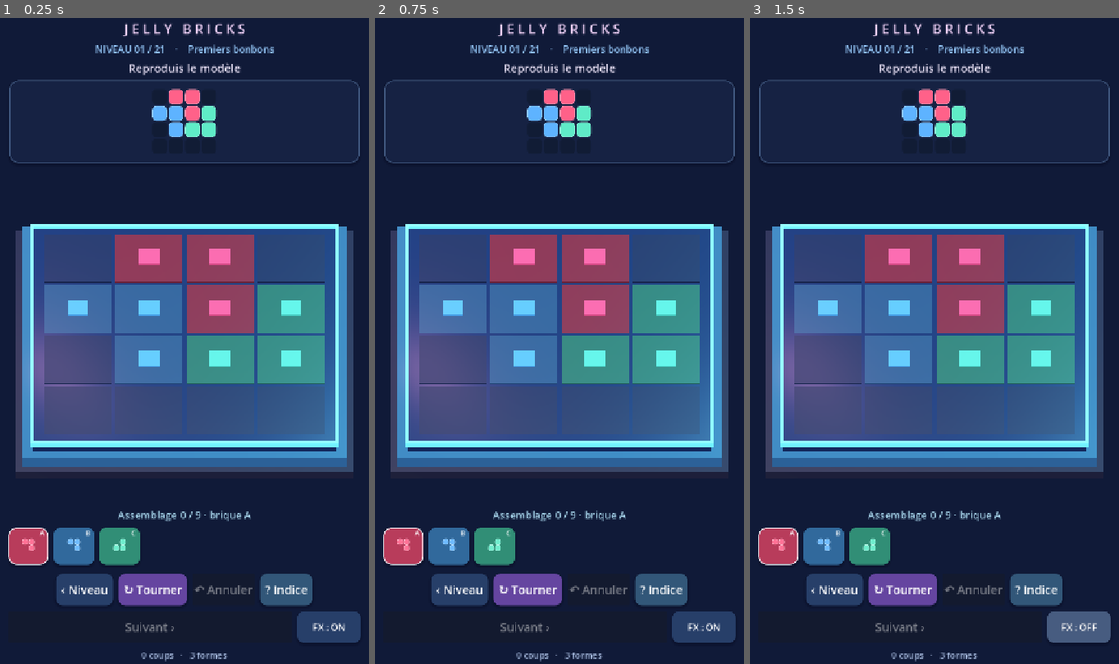
Above: before the commit, frames 1-3 (left to right).
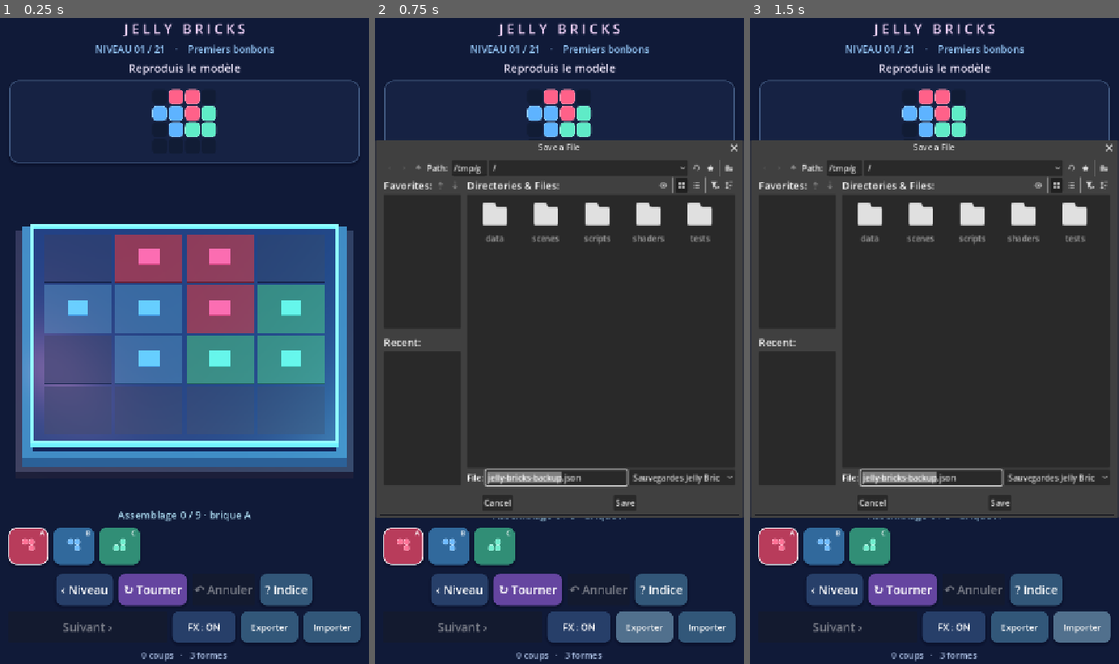
Above: after the commit, the same moments.

Repository: dbrckk/Jelly-bricks
Game: Godot game, scene res://scenes/main.tscn
Two runs of this game, one before a commit and one after it. Both use one fixed random seed, a clock stepped at 60 frames per second and the inputs below.
Inputs (mouse positions are in pixels of both pictures, inside the frame that each line leads up to):
- Up to frame 1 (0.25 s): no input
- Up to frame 2 (0.75 s): click (644, 625) at 0.5 s, where only the run after the commit has a clickable "Exporter"
- Up to frame 3 (1.5 s): click (1082, 625) at 1.25 s, where only the run after the commit has a clickable "Importer"

The runs differ from the first frame. In frame 1, 1.9% of the frame differs, in the area x 17-96%, y 91-97%; in frame 2, 60%, in the area x 0-100%, y 18-97%; in frame 3, 60%.

Commit message:
feat(android): SAF file picker backup export/import with confirmation and transactional restore

Diff:
--- a/native-godot/scripts/game_root.gd
+++ b/native-godot/scripts/game_root.gd
@@ -11,6 +11,7 @@
 const GEL_SHADER = preload("res://shaders/jelly.gdshader")
 const GEL_MESH = preload("res://scripts/gel_mesh.gd")
 const CANDY_AUDIO = preload("res://scripts/candy_audio.gd")
+const SAVE_TRANSFER = preload("res://scripts/save_transfer.gd")
 const SAVE_FILE := "user://jelly-native-progress.json"
 const BACKUP_SAVE_FILE := SAVE_FILE + ".bak"
 const TEMP_SAVE_FILE := SAVE_FILE + ".tmp"
@@ -61,6 +62,11 @@
 var win_tween: Tween
 var resume_session: Dictionary = {}
 var saved_sessions: Dictionary = {}
+var export_picker: FileDialog
+var import_picker: FileDialog
+var import_confirmation: ConfirmationDialog
+var pending_export: String = ""
+var pending_import: Dictionary = {}
 
 func _ready() -> void:
     _read_levels()
@@ -312,6 +318,144 @@
     bottom_actions.add_child(feedback_button)
     moves_label = _label("0 mouvement", 17, Color("#a4b8dc"))
     bottom.add_child(moves_label)
+    # Keep the board interactive: no additional toolbar rows on portrait.
+    var export_button := _button("Exporter", Color("#325779"))
+    export_button.custom_minimum_size = Vector2(112, 54)
+    export_button.add_theme_font_size_override("font_size", 17)
+    export_button.tooltip_text = "Sauvegarder la progression dans un fichier"
+    export_button.pressed.connect(_export_backup)
+    bottom_actions.add_child(export_button)
+    var import_button := _button("Importer", Color("#325779"))
+    import_button.custom_minimum_size = Vector2(112, 54)
+    import_button.add_theme_font_size_override("font_size", 17)
+    import_button.tooltip_text = "Restaurer une sauvegarde de progression"
+    import_button.pressed.connect(_import_backup)
+    bottom_actions.add_child(import_button)
+    _build_transfer_dialogs()
+
+## Godot 4.6 uses Android Storage Access Framework for ACCESS_FILESYSTEM
+## native dialogs (Android 10+). The content:// URI is passed directly
+## to FileAccess. No global file permission, external SDK or network access.
+func _build_transfer_dialogs() -> void:
+    export_picker = FileDialog.new()
+    export_picker.access = FileDialog.ACCESS_FILESYSTEM
+    export_picker.file_mode = FileDialog.FILE_MODE_SAVE_FILE
+    export_picker.use_native_dialog = true
+    export_picker.current_file = "jelly-bricks-backup.json"
+    export_picker.add_filter("*.json", "Sauvegardes Jelly Bricks", "application/json")
+    export_picker.file_selected.connect(_write_export)
+    add_child(export_picker)
+
+    import_picker = FileDialog.new()
+    import_picker.access = FileDialog.ACCESS_FILESYSTEM
+    import_picker.file_mode = FileDialog.FILE_MODE_OPEN_FILE
+    import_picker.use_native_dialog = true
+    import_picker.add_filter("*.json", "Sauvegardes Jelly Bricks", "application/json")
+    import_picker.file_selected.connect(_prepare_import)
+    add_child(import_picker)
+
+    import_confirmation = ConfirmationDialog.new()
+    import_confirmation.title = "Restaurer Jelly Bricks"
+    import_confirmation.ok_button_text = "Remplacer"
+    import_confirmation.confirmed.connect(_confirm_import)
+    add_child(import_confirmation)
+
+func _export_backup() -> void:
+    _save_progress()
+    var data: Dictionary = _read_progress_data()
+    var validation: Dictionary = SAVE_TRANSFER.validate_progress(data, levels)
+    if not validation.get("ok", false):
+        status_label.text = "Export impossible : " + String(validation.get("reason", "données invalides"))
+        return
+    pending_export = SAVE_TRANSFER.encode(validation["progress"])
+    export_picker.popup_file_dialog()
+
+func _write_export(path: String) -> void:
+    if pending_export.is_empty():
+        return
+    var out := FileAccess.open(path, FileAccess.WRITE)
+    if out == null:
+        status_label.text = "Échec export : stockage non accessible"
+        return
+    out.store_string(pending_export)
+    out.flush()
+    var status: Error = out.get_error()
+    out.close()
+    if status != OK:
+        status_label.text = "Échec export : écriture interrompue"
+        return
+    pending_export = ""
+    status_label.text = "Sauvegarde exportée · garde le fichier hors de l'application"
+
+func _import_backup() -> void:
+    pending_import.clear()
+    import_picker.popup_file_dialog()
+
+func _prepare_import(path: String) -> void:
+    pending_import.clear()
+    var source := FileAccess.open(path, FileAccess.READ)
+    if source == null:
+        status_label.text = "Import impossible : fichier inaccessible"
+        return
+    # Read a bounded number of bytes even for Android content-provider URIs.
+    var bytes: PackedByteArray = source.get_buffer(SAVE_TRANSFER.MAX_BYTES + 1)
+    source.close()
+    if bytes.size() > SAVE_TRANSFER.MAX_BYTES:
+        status_label.text = "Import refusé : fichier trop volumineux"
+        return
+    var parsed: Dictionary = SAVE_TRANSFER.decode(bytes.get_string_from_utf8(), levels)
+    if not parsed.get("ok", false):
+        status_label.text = "Import refusé : " + String(parsed.get("reason", "format invalide"))
+        return
+    pending_import = parsed["progress"]
+    import_confirmation.dialog_text = ("Cette sauvegarde contient %d niveaux débloqués et %d parties.\n"
+        + "Restaurer remplacera la progression locale actuelle.\n"
+        + "Une copie locale de secours sera conservée.") % [
+        int(pending_import["unlocked"]) + 1, pending_import["sessions"].size()]
+    import_confirmation.popup_centered(Vector2i(560, 270))
+
+func _confirm_import() -> void:
+    if pending_import.is_empty():
+        return
+    if not _install_backup(pending_import):
+        status_label.text = "Import échoué · progression actuelle conservée"
+        return
+    pending_import.clear()
+    status_label.text = "Sauvegarde restaurée · progression et niveaux retrouvés"
+
+## Transactional import: create backup first, write staging JSON, and only
+## switch active progress if the replacement was committed successfully.
+func _install_backup(progress: Dictionary) -> bool:
+    var validated: Dictionary = SAVE_TRANSFER.validate_progress(progress, levels)
+    if not validated.get("ok", false):
+        return false
+    _save_progress()
+    if FileAccess.file_exists(SAVE_FILE):
+        var existing: Dictionary = _read_json_dictionary(SAVE_FILE)
+        if not existing.has("unlocked") or DirAccess.copy_absolute(
+                SAVE_FILE, BACKUP_SAVE_FILE) != OK:
+            return false
+    var temp := FileAccess.open(TEMP_SAVE_FILE, FileAccess.WRITE)
+    if temp == null:
+        return false
+    temp.store_string(JSON.stringify(validated["progress"]))
+    temp.flush()
+    var write_error: Error = temp.get_error()
+    temp.close()
+    if write_error != OK:
+        DirAccess.remove_absolute(TEMP_SAVE_FILE)
+        return false
+    if DirAccess.rename_absolute(TEMP_SAVE_FILE, SAVE_FILE) != OK:
+        DirAccess.remove_absolute(TEMP_SAVE_FILE)
+        return false
+    # _load_progress is also used on startup; avoid combining imported and
+    # previously loaded session dictionaries during this in-process restore.
+    saved_sessions.clear()
+    resume_session.clear()
+    _load_progress()
+    _update_feedback_button()
+    _open_level(current_level, true)
+    return true
 
 ## A malformed JSON save is an expected crash-recovery condition, not
 ## a Godot engine exception. JSON.parse() reports status without log spam.
@@ -335,6 +479,8 @@
     return {}
 
 func _load_progress() -> void:
+    saved_sessions.clear()
+    resume_session.clear()
     var data: Dictionary = _read_progress_data()
     if data.is_empty():
         return
